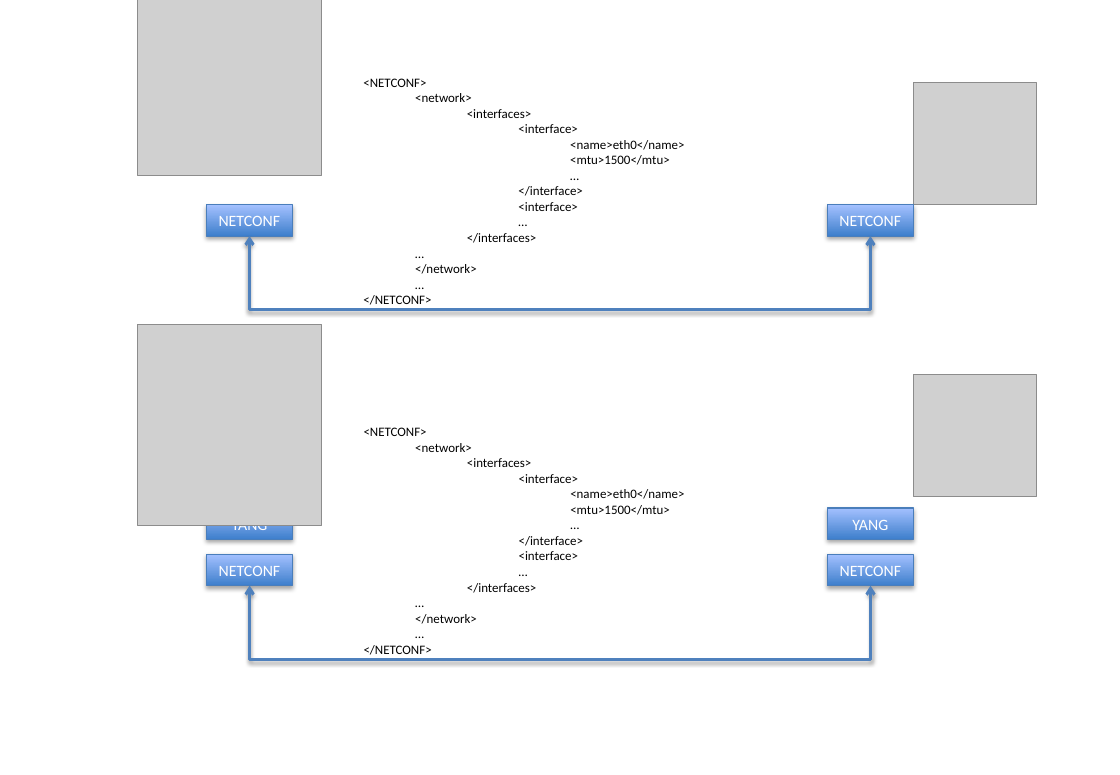
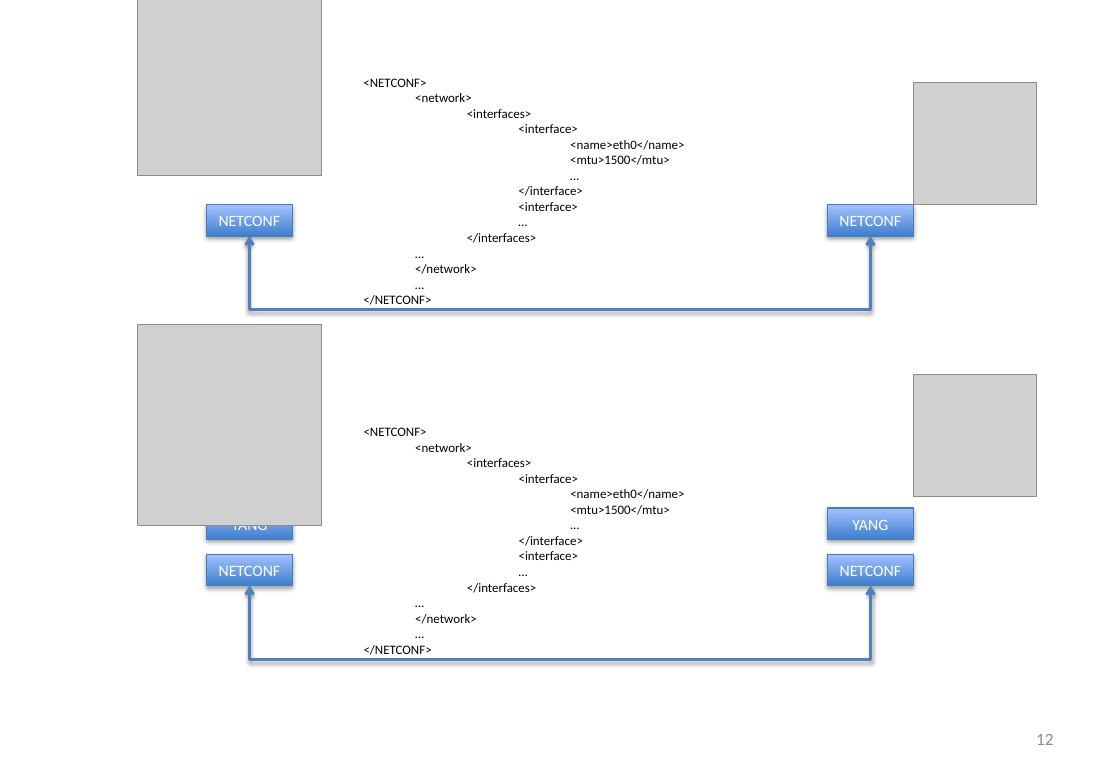
Before and after one commit to AaronNGray/jYang, a slide deck: slide 12 of yang-manager/reports/YangArchi.pptx (slide 11 before the commit). Drawn at 1120x775 pixels with LibreOffice and Linux fonts; fonts in the diff are those of the drawing; grey boxes stand for pictures. Boxes give left, top, right and bottom in pixels: in the first picture for what was removed or moved away, otherwise in the second. Text is boxed around its words. In the diff, an @@ line names an element or a change of style, - is before the commit and + after.

```diff
--- a/yang-manager/reports/YangArchi.pptx
+++ b/yang-manager/reports/YangArchi.pptx
@@ page number added at bbox=[1036, 734, 1053, 745], 12 pt, text #8C8C8C @@
+12
```
Also in this commit, not shown: 15 other slides changed, 3 slides added, 2 slides removed.
